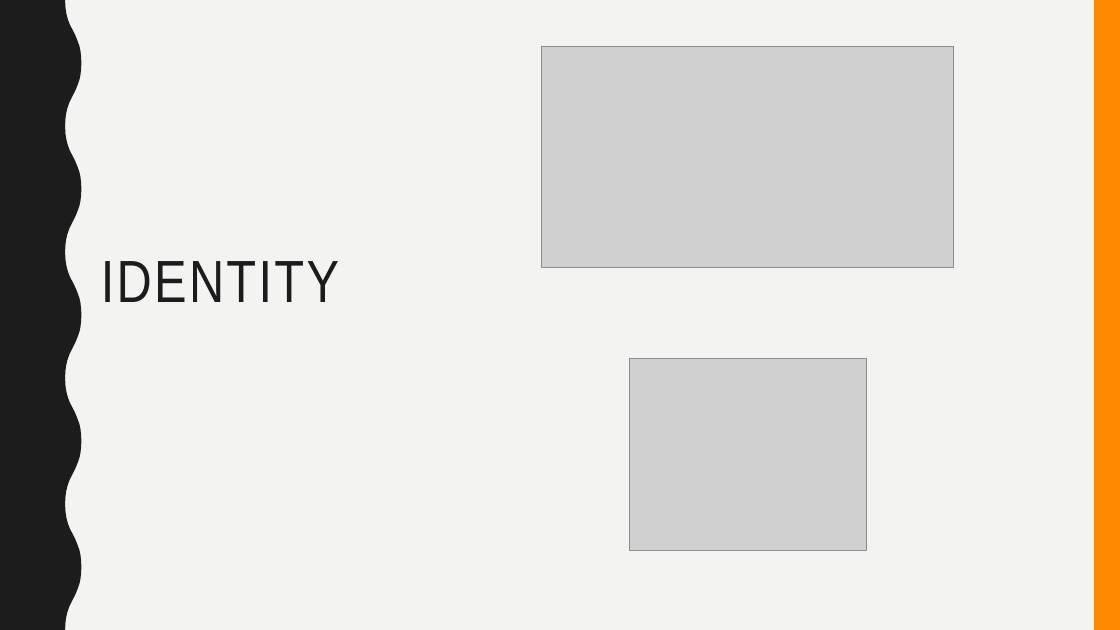
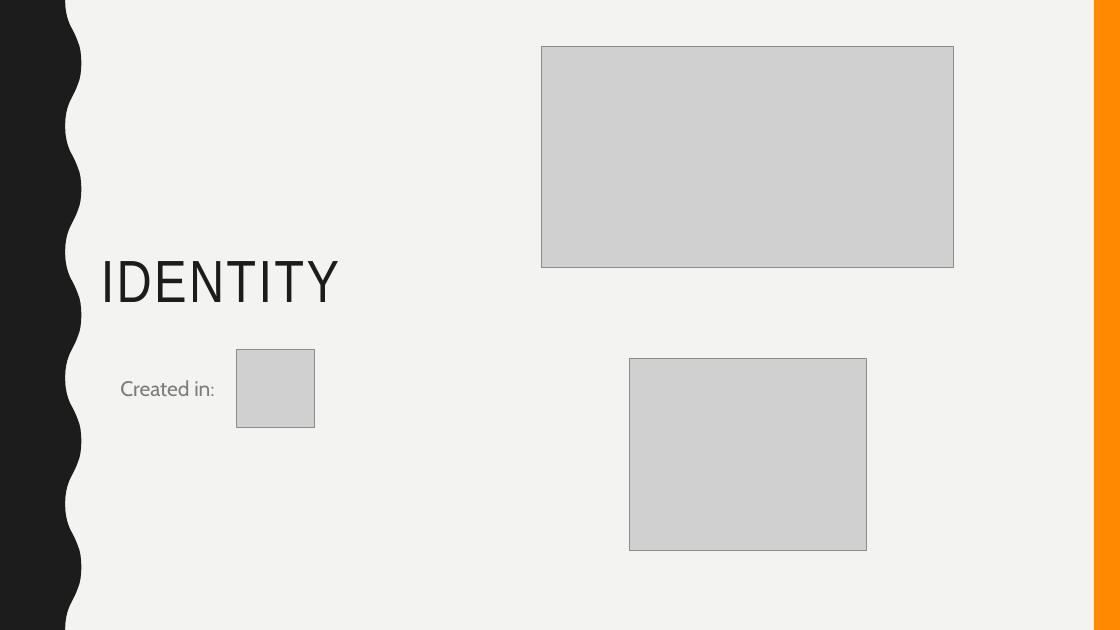
Before and after one commit to Catnessity/Email_Manager, a slide deck: slide 4 of C_Mail.pptx. Drawn at 1120x630 pixels with LibreOffice and Linux fonts; fonts in the diff are those of the drawing; grey boxes stand for pictures. Boxes give left, top, right and bottom in pixels: in the first picture for what was removed or moved away, otherwise in the second. Text is boxed around its words. In the diff, an @@ line names an element or a change of style, - is before the commit and + after.

```diff
--- a/C_Mail.pptx
+++ b/C_Mail.pptx
@@ picture added at (237,350,315,428) @@
@@ text added at (120,380,214,396), 18 pt, text #7C7C7C @@
+Created in:
```
Also in this commit, not shown: 2 other slides changed, 5 slides added, 4 slides removed, 1 other file.
